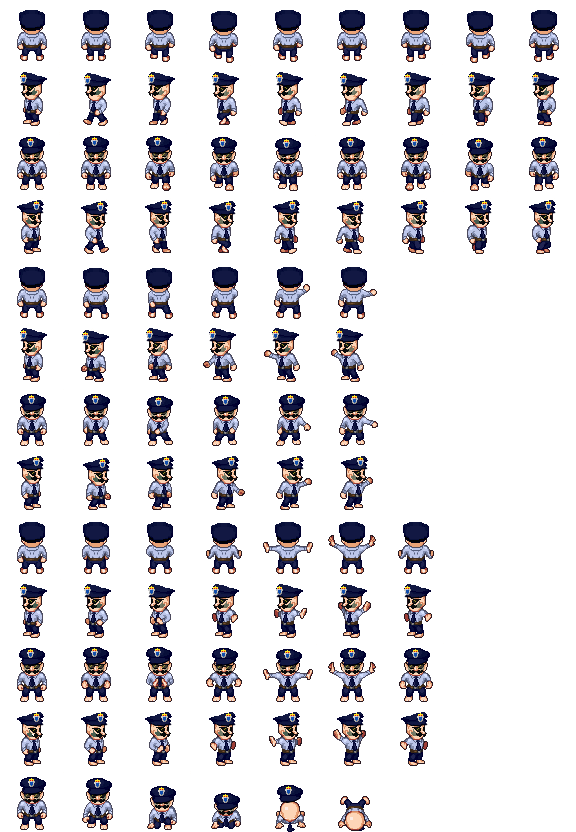
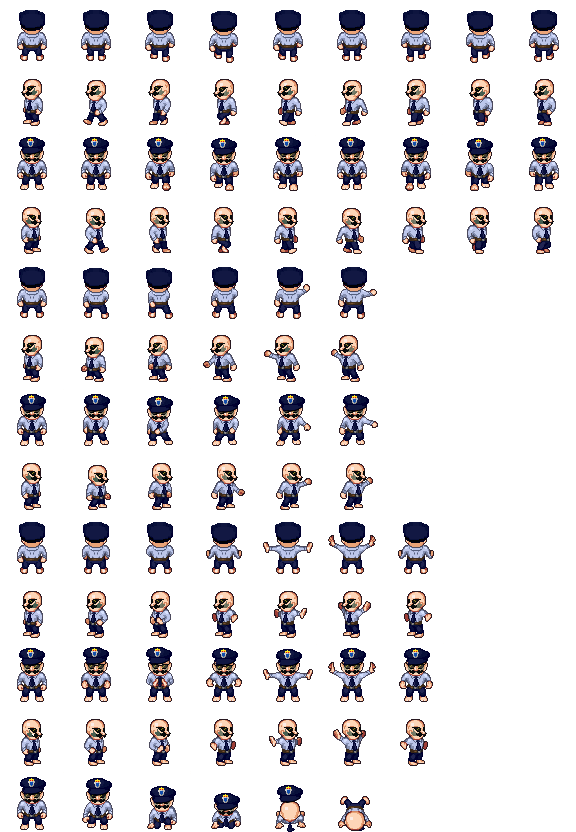
Layers edited between the first and the second 576px x 832px image:
painted on "MergedCapFront" over (83, 135, 301, 156)
hid "MergedCapSide" over (17, 64, 559, 727)
hid group "PoliceCap #1" (2 layers) over (22, 132, 60, 155)
